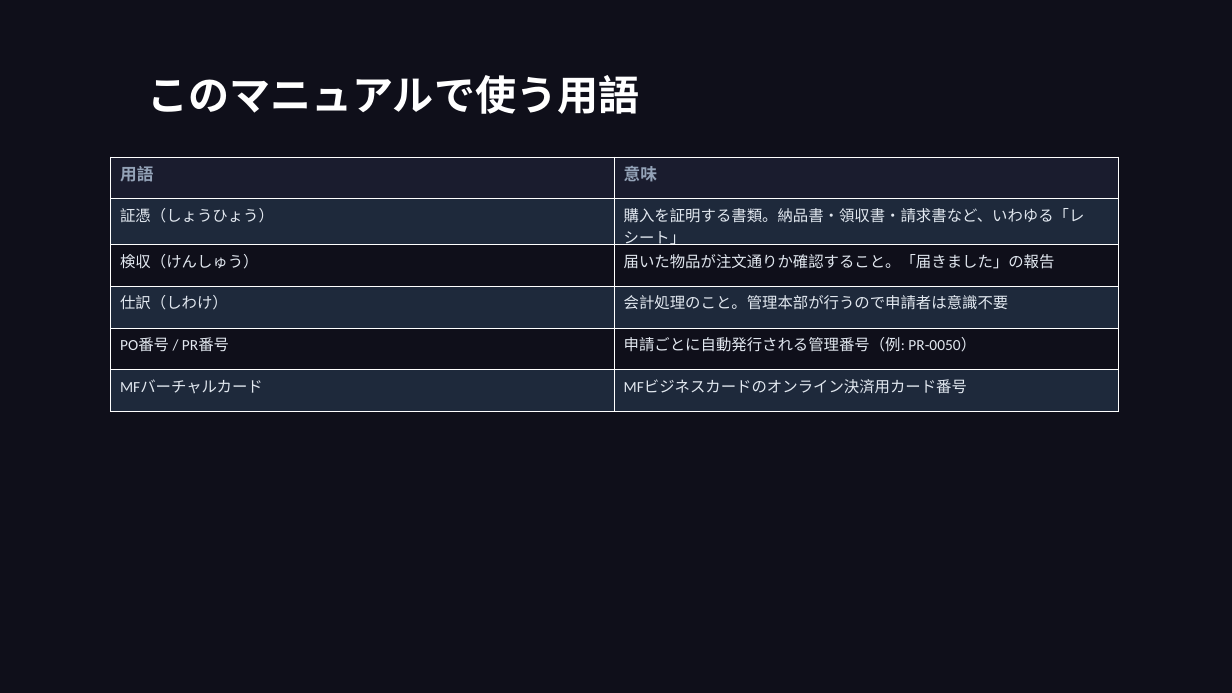
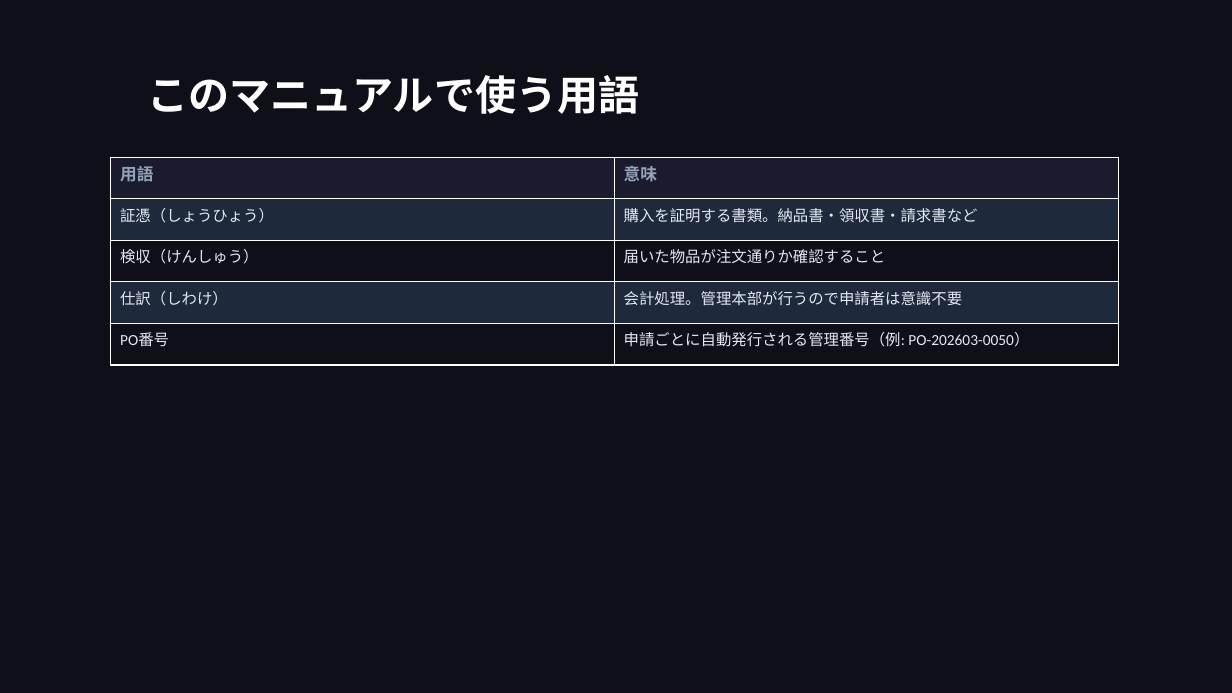
Before and after one commit to takeshiizawa123/next-procurement-poc, a slide deck: slide 2 of docs/user-manual.pptx (slide 4 before the commit). Drawn at 1232x693 pixels with LibreOffice and Linux fonts; fonts in the diff are those of the drawing. Boxes give left, top, right and bottom in pixels: in the first picture for what was removed or moved away, otherwise in the second. Text is boxed around its words. In the diff, an @@ line names an element or a change of style, - is before the commit and + after.

```diff
--- a/docs/user-manual.pptx
+++ b/docs/user-manual.pptx
@@ table at box(111, 157, 1118, 365) @@
-row 2: 証憑（しょうひょう） | 購入を証明する書類。納品書・領収書・請求書など、いわゆる「レシート」
-row 3: 検収（けんしゅう） | 届いた物品が注文通りか確認すること。「届きました」の報告
-row 4: 仕訳（しわけ） | 会計処理のこと。管理本部が行うので申請者は意識不要
-row 5: PO番号 / PR番号 | 申請ごとに自動発行される管理番号（例: PR-0050）
-row 6: MFバーチャルカード | MFビジネスカードのオンライン決済用カード番号
+row 2: 証憑（しょうひょう） | 購入を証明する書類。納品書・領収書・請求書など
+row 3: 検収（けんしゅう） | 届いた物品が注文通りか確認すること
+row 4: 仕訳（しわけ） | 会計処理。管理本部が行うので申請者は意識不要
+row 5: PO番号 | 申請ごとに自動発行される管理番号（例: PO-202603-0050）
```
Also in this commit, not shown: 22 other slides changed, 7 slides added, 10 slides removed, 1 other file.
